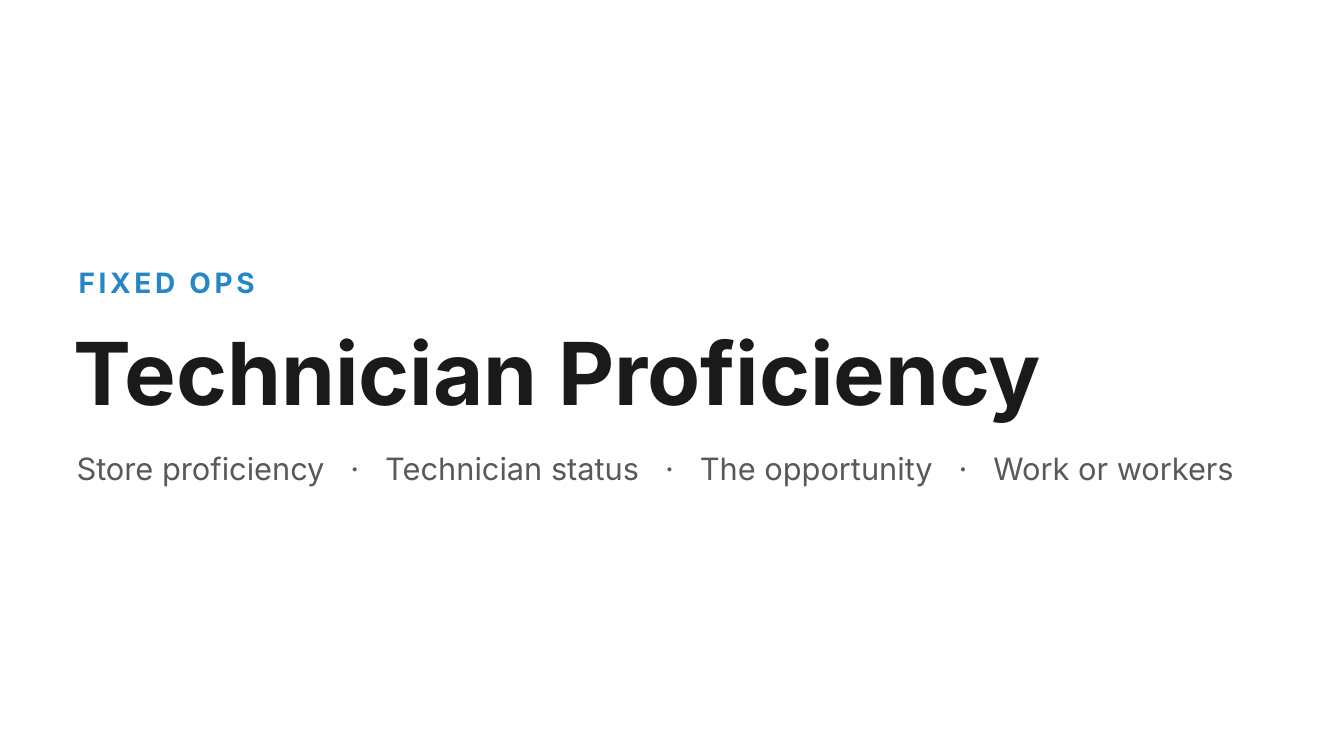
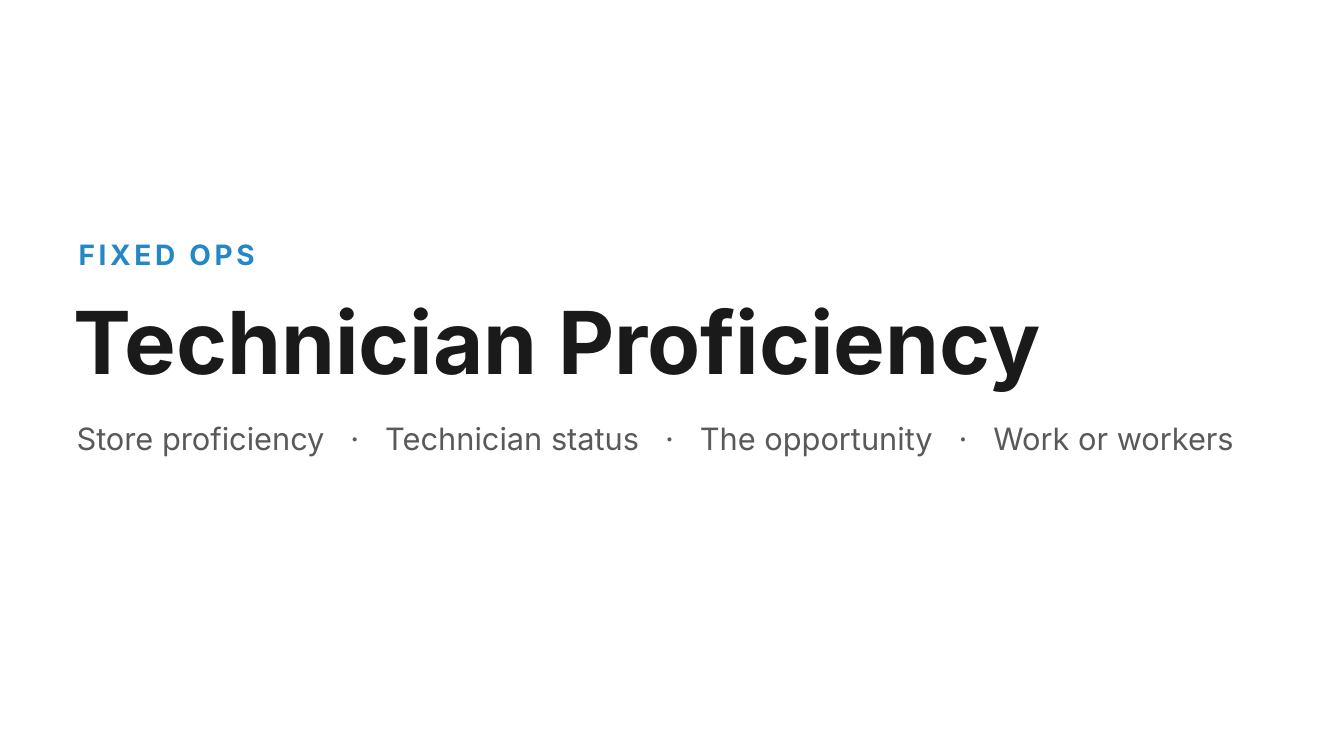
Before and after one commit to Ndresner/Noah, a slide deck: slide 1 of day2-deck/decks/Technician Proficiency - House Style.pptx. Drawn at 1344x756 pixels with LibreOffice and Linux fonts; fonts in the diff are those of the drawing. Boxes give left, top, right and bottom in pixels: in the first picture for what was removed or moved away, otherwise in the second. Text is boxed around its words. In the diff, an @@ line names an element or a change of style, - is before the commit and + after.

```diff
--- a/day2-deck/decks/Technician Proficiency - House Style.pptx
+++ b/day2-deck/decks/Technician Proficiency - House Style.pptx
@@ text "FIXED OPS": place and size @@
-text "FIXED OPS" at [79, 272, 254, 294]
+text "FIXED OPS" at [79, 244, 254, 266]
@@ text "Technician Proficiency": place and size @@
-text "Technician Proficiency" at [74, 338, 1041, 423]
+text "Technician Proficiency" at [74, 307, 1041, 392]
@@ text "Store proficiency · Technician status ...": place and size @@
-text "Store proficiency · Technician status ..." at [77, 456, 1234, 487]
+text "Store proficiency · Technician status ..." at [77, 426, 1234, 456]
```
Also in this commit, not shown: 7 other slides changed, 20 other files.
